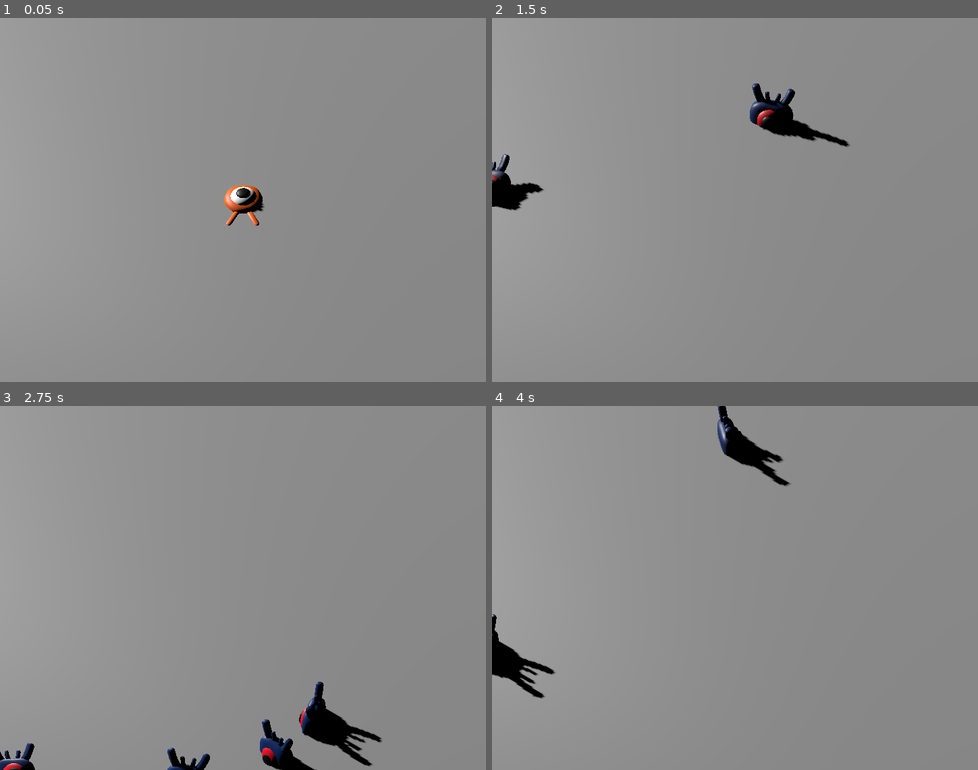
Above: before the commit, frames 1-4 (two rows, left to right).
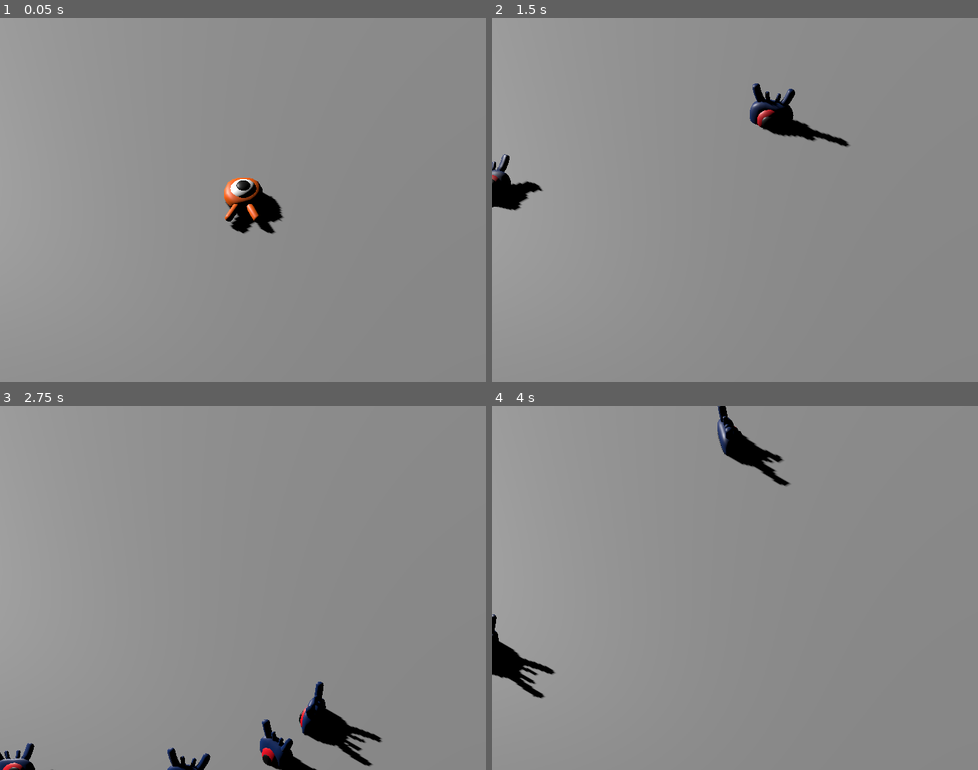
Above: after the commit, the same moments.

Repository: sierrawild/Godot-Games
Game: Godot game, scene res://main.tscn
Two runs of this game, one before a commit and one after it. Both use one fixed random seed, a clock stepped at 60 frames per second and the inputs below.
Inputs:
- Up to frame 1 (0.05 s): no input
- Up to frame 2 (1.5 s): tap Enter at 0.5 s; hold D (move_right) 0.53-1.28 s; tap Space (jump) at 0.77 s; hold S (move_back) from 1.28 s (still down)
- Up to frame 3 (2.75 s): tap Space (jump) at 1.52 s; release S (move_back) at 2.03 s; hold D (move_right) from 2.03 s (still down)
- Up to frame 4 (4 s): release D (move_right) at 2.78 s; hold W (move_forward) 2.78-3.53 s; tap Space (jump) at 3.02, 3.77 s; hold A (move_left) from 3.53 s (still down)

The runs differ from the first frame. In frame 1, 1.2% of the frame differs, in the area x 46-59%, y 43-60%; in frame 2, less than 0.1%; in frame 3, less than 0.1%; in frame 4, less than 0.1%.

Commit message:
troubleshooting

Diff:
--- a/3d_squash_the_creeps/main.tscn
+++ b/3d_squash_the_creeps/main.tscn
@@ -46,6 +46,7 @@
 shadow_blur = 4.437
 
 [node name="Player" parent="." unique_id=462511016 instance=ExtResource("1_ig7tw")]
+transform = Transform3D(1, 0, 0, 0, 1, 0, 0, 0, 1, 0, 0.5689403, 0)
 
 [node name="CameraPivot" type="Marker3D" parent="." unique_id=878726692]
 transform = Transform3D(1, 0, 0, 0, 0.70710677, 0.70710677, 0, -0.70710677, 0.70710677, 0, 0, 0)
--- a/3d_squash_the_creeps/player.tscn
+++ b/3d_squash_the_creeps/player.tscn
@@ -15,5 +15,5 @@
 [node name="Character" parent="Pivot" unique_id=1420153725 instance=ExtResource("1_4flbx")]
 
 [node name="CollisionShape3D" type="CollisionShape3D" parent="." unique_id=1443903163]
-transform = Transform3D(1, 0, 0, 0, 1, 0, 0, 0, 1, 0, 1, 0)
+transform = Transform3D(1, 0, 0, 0, 1, 0, 0, 0, 1, 0, 0.6332574, 0)
 shape = SubResource("SphereShape3D_onrkg")
